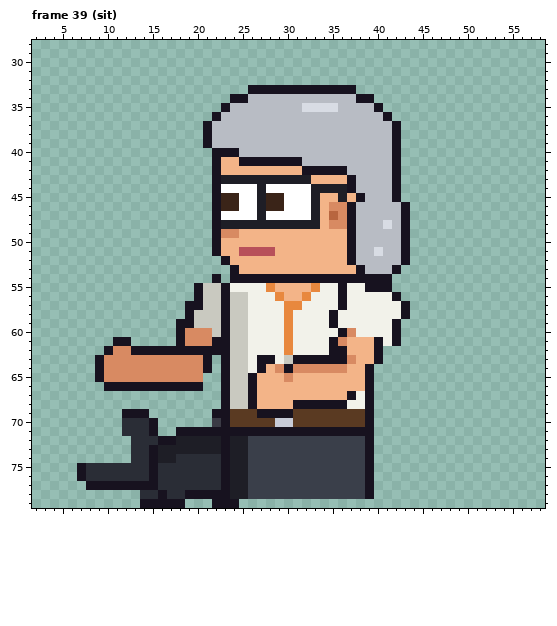
Pixel-art file -- sprites/clients/client_vetdoc_b_left_anim.aseprite. That is the earlier state.
64x80 pixels, 85 frames. Colours within 5 levels of each other are drawn and written as one. Shown: frame 39 (sit): x 2..58, y 28..79. The commit also changed other frames, which this record leaves out.
After:
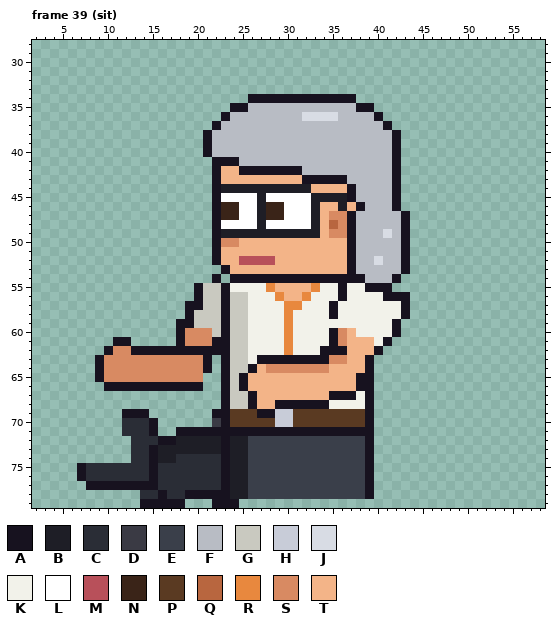
Palette (. is transparent): A #17121f  B #1e1e26  C #2a2d36  D #3a3a44  E #3a3f4a  F #b8bcc4  G #c9c9c0  H #c8ccd8  J #d8dce4  K #f2f2ea  L #ffffff  M #b8505a  N #3a2418  P #5a3a22  Q #b8663f  R #e8883e  S #d88a62  T #f3b488
Difference:
--- frame 39 (sit)
@@ x 19..45 @@
 32 ...........................
-33 .......AAAAAAAAAAAA........
-34 .....AAFFFFFFFFFFFFAA......
-35 ....AFFFFFFFFJJJJFFFFA.....
-36 ...AFFFFFFFFFFFFFFFFFFA....
-37 ..AFFFFFFFFFFFFFFFFFFFFA...
+33 ...........................
+34 .......AAAAAAAAAAAA........
+35 .....AAFFFFFFFFFFFFAA......
+36 ....AFFFFFFFFJJJJFFFFA.....
+37 ...AFFFFFFFFFFFFFFFFFFA....
 38 ..AFFFFFFFFFFFFFFFFFFFFA...
 39 ..AFFFFFFFFFFFFFFFFFFFFA...
-40 ...AAAFFFFFFFFFFFFFFFFFA...
-41 ...ATTAAAAAAAFFFFFFFFFFA...
-42 ...ATTTTTTTTTAAAAAFFFFFA...
-43 ...ABBBBBBBBBBTTTTAFFFFA...
-44 ...ALLLLBLLLLLBBBBAFFFFA...
-45 ...ANNLLBNNLLLBTTBTAFFFA...
-46 ...ANNLLBNNLLLBTSSAFFFFFA..
-47 ...ALLLLBLLLLLBTQSAFFFFFA..
-48 ...ABBBBBBBBBBBTSSAFFFJFA..
-49 ...ASSTTTTTTTTTTTTAFFFFFA..
-50 ...ATTTTTTTTTTTTTTAFFFFFA..
-51 ...ATTMMMMTTTTTTTTAFFJFFA..
-52 ....ATTTTTTTTTTTTTAFFFFFA..
-53 .....ATTTTTTTTTTTTTAFFFA...
-54 ...A.AAAAAAAAAAAAAAAAAA....
+40 ..AFFFFFFFFFFFFFFFFFFFFA...
+41 ...AAAFFFFFFFFFFFFFFFFFA...
+42 ...ATTAAAAAAAFFFFFFFFFFA...
+43 ...ATTTTTTTTTAAAAAFFFFFA...
+44 ...ABBBBBBBBBBTTTTAFFFFA...
+45 ...ALLLLBLLLLLBBBBAFFFFA...
+46 ...ANNLLBNNLLLBTTBTAFFFA...
+47 ...ANNLLBNNLLLBTSSAFFFFFA..
+48 ...ALLLLBLLLLLBTQSAFFFFFA..
+49 ...ABBBBBBBBBBBTSSAFFFJFA..
+50 ...ASSTTTTTTTTTTTTAFFFFFA..
+51 ...ATTTTTTTTTTTTTTAFFFFFA..
+52 ...ATTMMMMTTTTTTTTAFFJFFA..
+53 ....ATTTTTTTTTTTTTAFFFFFA..
+54 ...A.AAAAAAAAAAAAAAAFFFA...
 55 .AGGAKKKKRTTTTRKKAKKAAA....
-56 .AGGAGGKKKRTTRKKKAKKKKKA...
-57 AAGGAGGKKKKRRKKKKAKKKKKKA..
+56 .AGGAGGKKKRTTRKKKAKKKKAAA..
+57 AAGGAGGKKKKRRKKKAKKKKKKKA..
 58 AGGGAGGKKKKRKKKKAKKKKKKKA..
-59 AGGGAGGKKKKRKKKKAKKKKKKA...
-60 SSSGAGGKKKKRKKKKKASKKKKA...
-61 SSSAAGGKKKKRKKKKASTTTAKA...
-62 AAAAAGGKKKKRKKKKAATTTA.....
-63 SSA.AGGKAAKGAAAAAASTTA.....
-64 SSA.AGGKATSASSSSSSTTA......
-65 SS..AGGATTTSTTTTTTTTA......
-66 AA..AGGATTTTTTTTTTTTA......
-67 ....AGGATTTTTTTTTTAKA......
-68 ....AGGATTTTAAAAAAKKA......
-69 ...AAPPPAAAAPPPPPPPPA......
+59 AGGGAGGKKKKRKKKKKKKKKKKA...
+60 SSSGAGGKKKKRKKKKASTKKKKA...
+61 SSSAAGGKKKKRKKKKASTTTKA....
+62 AAAAAGGKKKKRKKKAAATTTA.....
+63 SSA.AGGKAAAAAAAASSTTA......
+64 SSA.AGGATSSSSSSSTTTTA......
+65 SS..AGATTTTTTTTTTTTAA......
+66 AA..AGATTTTTTTTTTTTAA......
+67 ....AGGATTTTTTTTAAAKA......
+68 ....AGGATTAAAAAAKKKKA......
+69 ...AAPPPAAHHPPPPPPPPA......
 70 ...DAPPPPPHHPPPPPPPPA......
